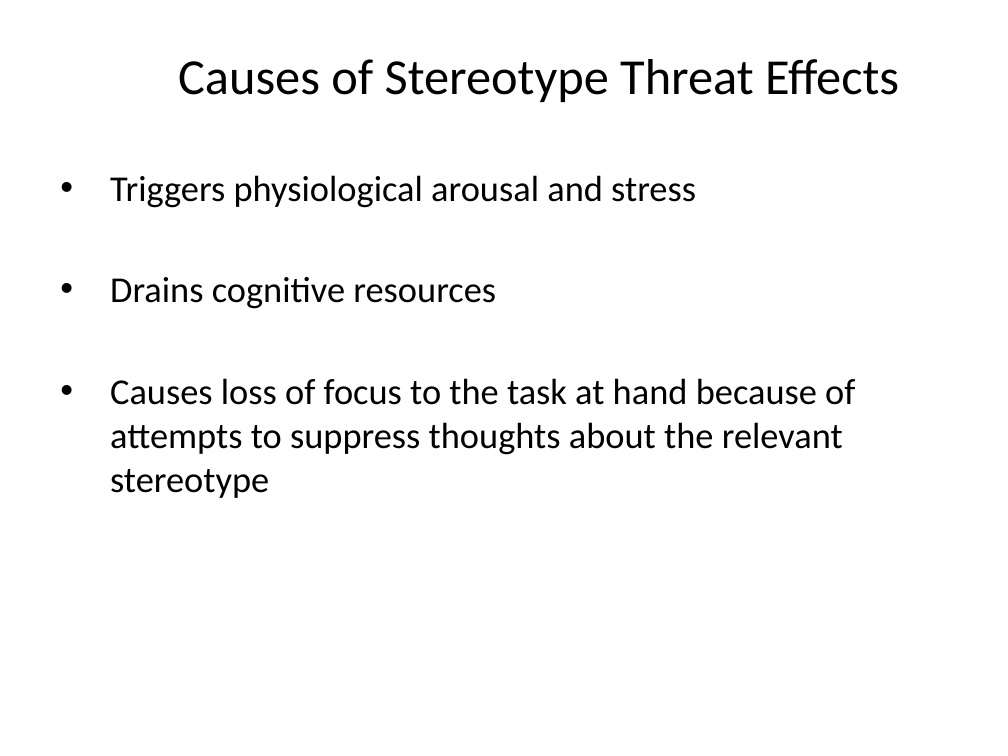
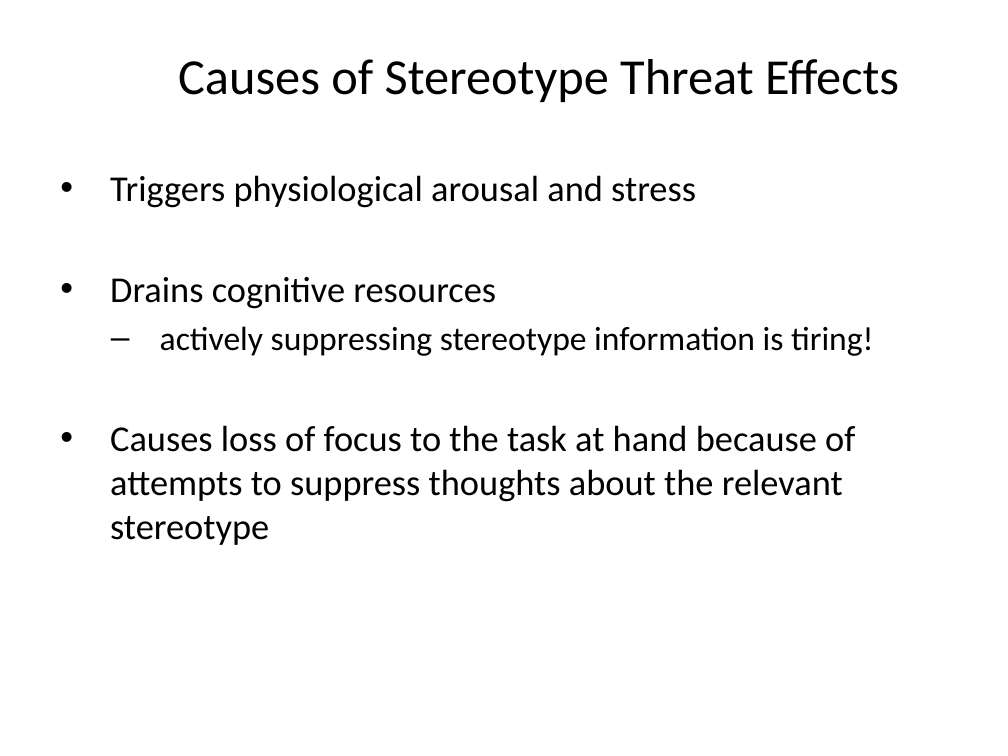
Before and after one commit to npm27/Teaching-Materials, a slide deck: slide 22 of Social Psych/Slides/6 Prejudice and Stereotypes.pptx (slide 27 before the commit). Drawn at 1008x756 pixels with LibreOffice and Linux fonts; fonts in the diff are those of the drawing. Boxes give left, top, right and bottom in pixels: in the first picture for what was removed or moved away, otherwise in the second. Text is boxed around its words. In the diff, an @@ line names an element or a change of style, - is before the commit and + after.

```diff
--- a/Social Psych/Slides/6 Prejudice and Stereotypes.pptx
+++ b/Social Psych/Slides/6 Prejudice and Stereotypes.pptx
@@ text at (160,326,873,356): paragraph added @@
+  – actively suppressing stereotype information is tiring!
```
Also in this commit, not shown: 25 other slides changed, 6 slides added, 12 slides removed, 2 other files.
